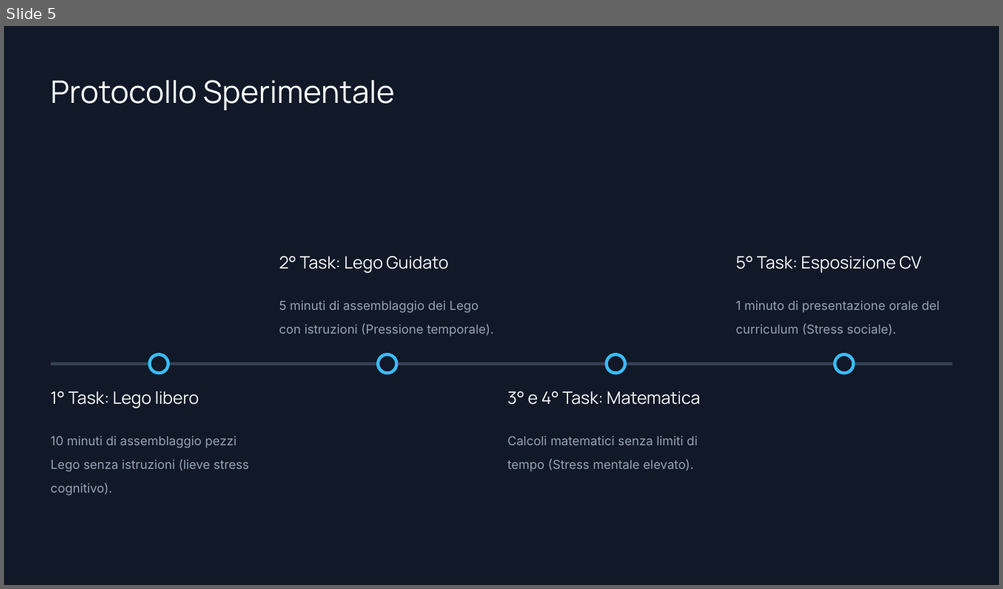
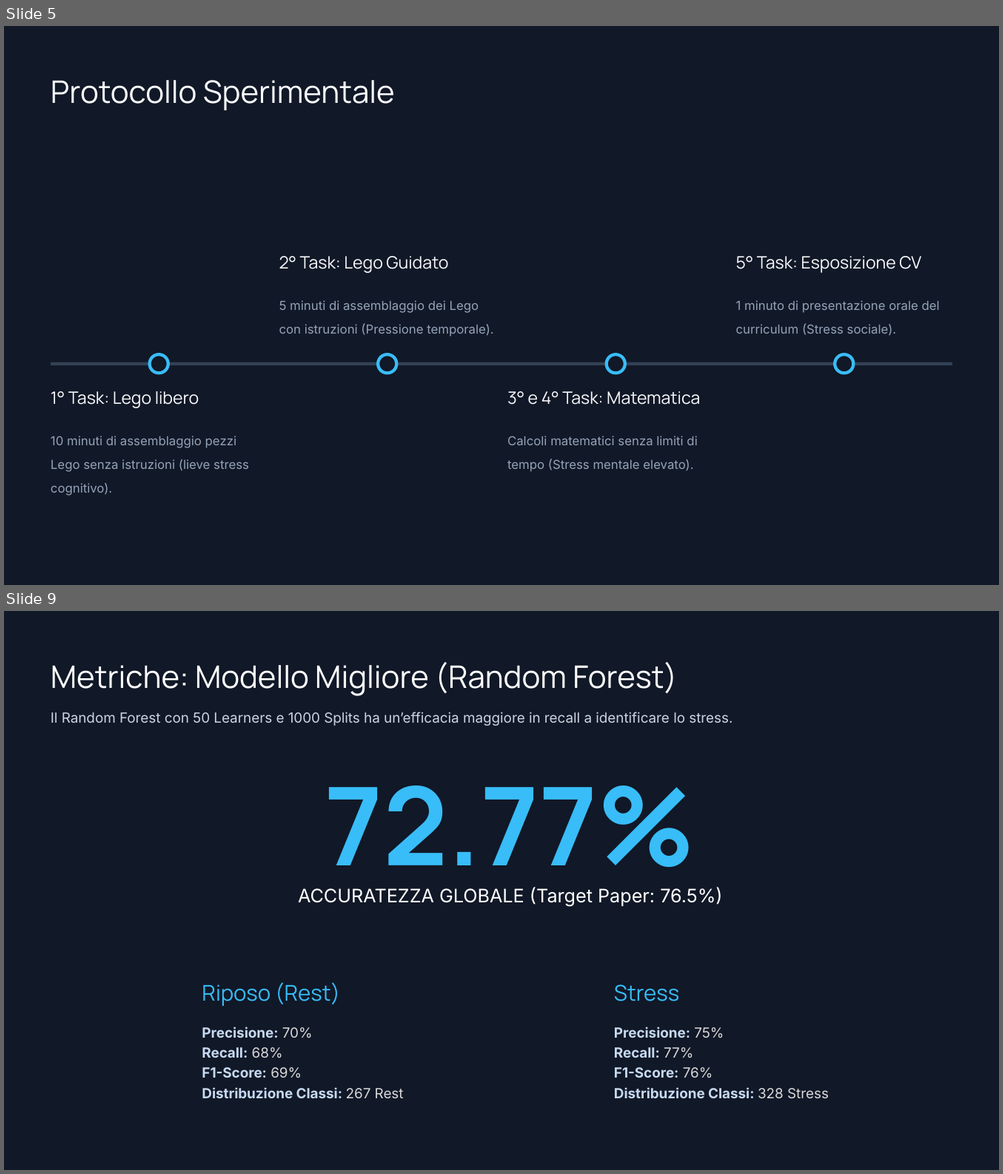
Before and after one commit to GABRYCA/ml-stress-rest, a slide deck: Progetto Interfacce Uomo-Macchina.pptx. Shown one above the other, each under a label of ours: slide 5 before the commit, slides 5 and 9 after it; the slides between them are not shown. The pictures are 1003x589 and 1003x1174 pixels, drawn with LibreOffice and Linux fonts; fonts in the diff are those of the drawing; background and template pictures are left out. Boxes give left, top, right and bottom in pixels: in the first picture for what was removed or moved away, otherwise in the second. Text is boxed around its words. In the diff, an @@ line names an element or a change of style, - is before the commit and + after.

Commit message:
Changelogs: - Aggiunti i file spostati e creati ieri che non erano in staging. - Variante sperimentale, ma ancora con un cattivo recall.

```diff
--- a/Progetto Interfacce Uomo-Macchina.pptx
+++ b/Progetto Interfacce Uomo-Macchina.pptx
@@ slide 9 added at (4, 611, 999, 1170), background picture (left out) @@
@@ text added at (51, 662, 677, 696), 30 pt, text #FFFFFF @@
+Metriche: Modello Migliore (Random Forest)
@@ text added at (51, 712, 732, 726), 13.5 pt, text #CBD5E1 @@
+Il Random Forest con 50 Learners e 1000 Splits ha un’efficacia maggiore in recall a identificare lo stress.
@@ text added at (325, 786, 695, 894), 105 pt, text #38BDF8, bold @@
+72.77%
@@ text added at (298, 887, 722, 906), 18 pt, text #FFFFFF @@
+ACCURATEZZA GLOBALE (Target Paper: 76.5%)
@@ text added at (202, 982, 340, 1006), 21 pt, text #38BDF8 @@
+Riposo (Rest)
@@ text added at (614, 985, 679, 1002), 21 pt, text #38BDF8 @@
+Stress
@@ text added at (202, 1027, 404, 1099), 13.5 pt, text #C6D9F1, bold @@
+Precisione: 70%
+Recall: 68%
+F1-Score: 69%
+Distribuzione Classi: 267 Rest
@@ text added at (614, 1027, 828, 1099), 13.5 pt, text #C6D9F1, bold @@
+Precisione: 75%
+Recall: 77%
+F1-Score: 76%
+Distribuzione Classi: 328 Stress
```
Also in this commit, not shown: 6 slides changed, 2 other slides added, 8 slides removed, 6 other files.
